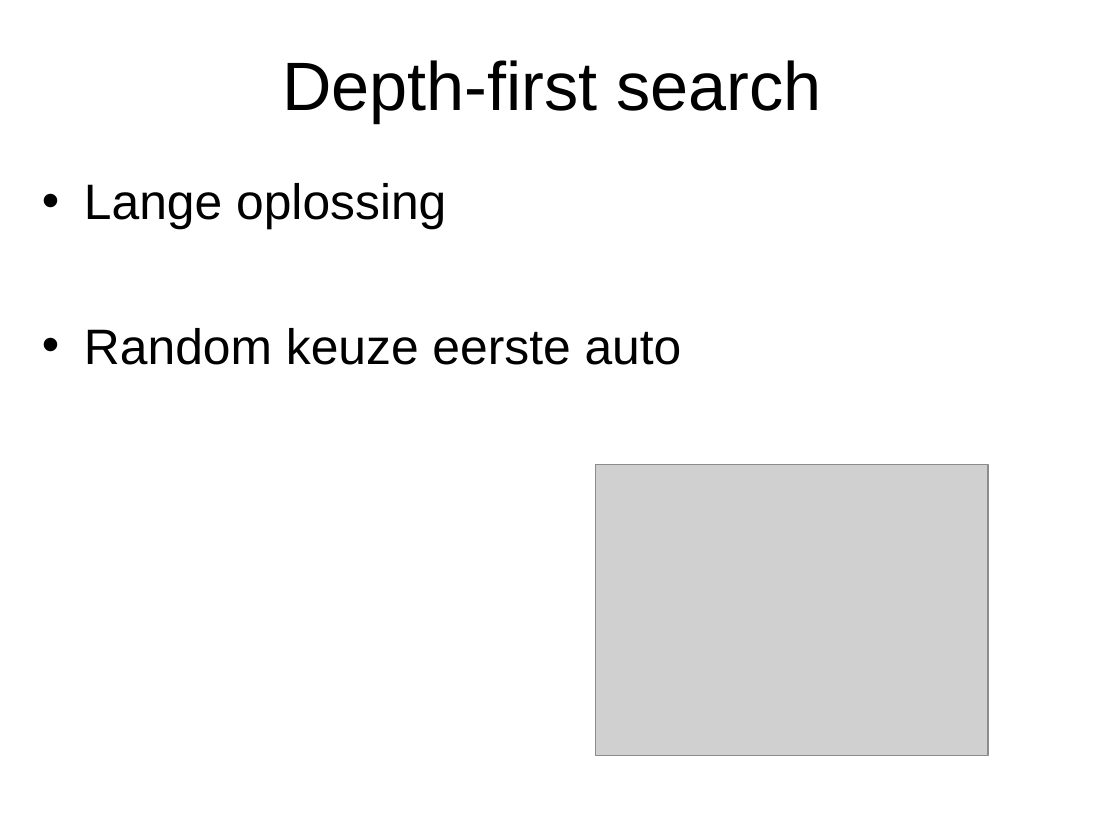
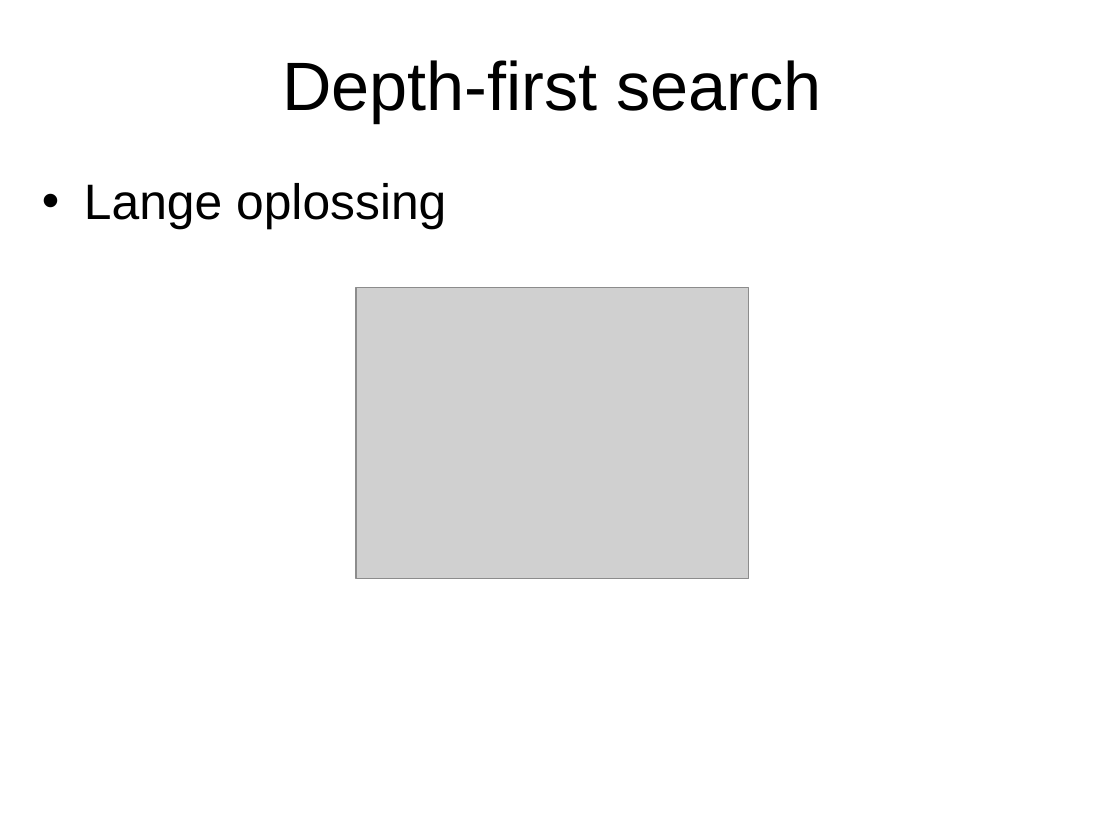
Before and after one commit to A-meerdervan/RushHourGit, a slide deck: slide 5 of eindpresentatie.ppt. Drawn at 1120x840 pixels with LibreOffice and Linux fonts; fonts in the diff are those of the drawing; grey boxes stand for pictures; background and template pictures are left out. Boxes give left, top, right and bottom in pixels: in the first picture for what was removed or moved away, otherwise in the second. Text is boxed around its words. In the diff, an @@ line names an element or a change of style, - is before the commit and + after.

```diff
--- a/eindpresentatie.ppt
+++ b/eindpresentatie.ppt
@@ picture: place and size @@
-picture at box(595, 464, 988, 755)
+picture at box(356, 288, 749, 579)
@@ text at box(84, 328, 682, 365): paragraph removed @@
-• Random keuze eerste auto
```
Also in this commit, not shown: 4 other slides changed, 1 slide added, 1 other file.
